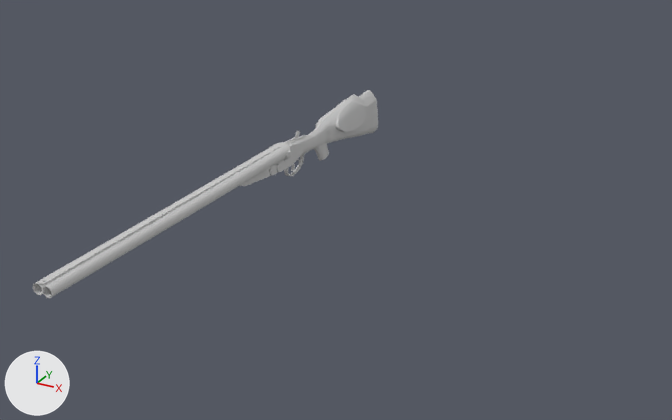
An edit to the FBX model GameTemplate/Game/Assets/modelData/shotGun.fbx, drawn before and after from the same camera.
Both versions are drawn from a camera (50 mm lens) standing at (2.92, -4.72, 2.06) and looking at (0.6, -0.5, -0.05). The axes (+X, +Y, +Z) are drawn at lower left. The lights are the same throughout. Both versions are drawn at frame 2 of the action 'Take 001'; the numbers are the values there.

The older version as bpy lines, for what is in view:
```python
me_mesh = bpy.data.meshes.new('Mesh')
me_mesh.from_pydata(...)  # 1432 vertices, 2666 faces; spans x -5.21..3.81, y -1.18..1.16, z -0.55..0.55
me_mesh.materials.append(mat_material__26)  # its picture is missing
me_mesh_001 = bpy.data.meshes.new('Mesh.001')
me_mesh_001.from_pydata(...)  # 503 vertices, 900 faces; spans x -16.72..-4.14, y -0.18..0.72, z -0.42..0.42
me_mesh_001.materials.append(mat_material__25)  # its picture is missing
ob_double_barreled_gun1 = bpy.data.objects.new('double_barreled_gun1', me_mesh)
ob_double_barreled_gun1.location = (0.0, 0.534, 0.0)
ob_double_barreled_gun1.rotation_euler = (1.571, 0.0, 1.571)  # degrees (90, 0, 90)
ob_double_barreled_gun1.scale = (0.16, 0.16, 0.16)
ob_double_barreled_gun2 = bpy.data.objects.new('double_barreled_gun2', me_mesh_001)
ob_double_barreled_gun2.location = (0.0, 0.534, 0.0)
ob_double_barreled_gun2.rotation_euler = (1.571, 0.0, 1.571)  # degrees (90, 0, 90)
ob_double_barreled_gun2.scale = (0.16, 0.16, 0.16)
```
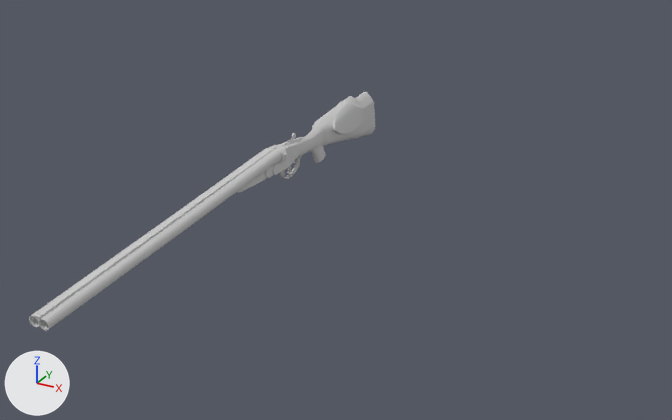
Boxes [x1, y1, x2, y2] around the edits, measured in the pictures (672 x 420 px):
'double_barreled_gun2', mesh turned, moved
    before: [33, 145, 287, 298]
    after: [29, 146, 282, 331]
'double_barreled_gun1', moved
    before: [269, 90, 378, 176]
    after: [266, 92, 375, 179]

The change in detail:
me_mesh_001 has 503 vertices, 900 faces and spans x -16.72..-4.14, y -0.18..0.72, z -0.42..0.42.
me_mesh_001 is used by ob_double_barreled_gun2; location (0.0, 0.534, 0.0); rotation (1.571, 0.0, 1.571), in degrees (90, 0, 90); scale (0.16, 0.16, 0.16).
me_mesh_001 part 1: the whole mesh is turned 4.4 degrees about the z axis through its middle, then moved by (0.0, -0.42, 0.0).
Object 'double_barreled_gun1' (ob_double_barreled_gun1) moves from (0.0, 0.534, 0.0) to (0.0, 0.486, 0.0).
Object 'double_barreled_gun2' (ob_double_barreled_gun2) moves from (0.0, 0.534, 0.0) to (-0.001, 0.486, 0.0).
